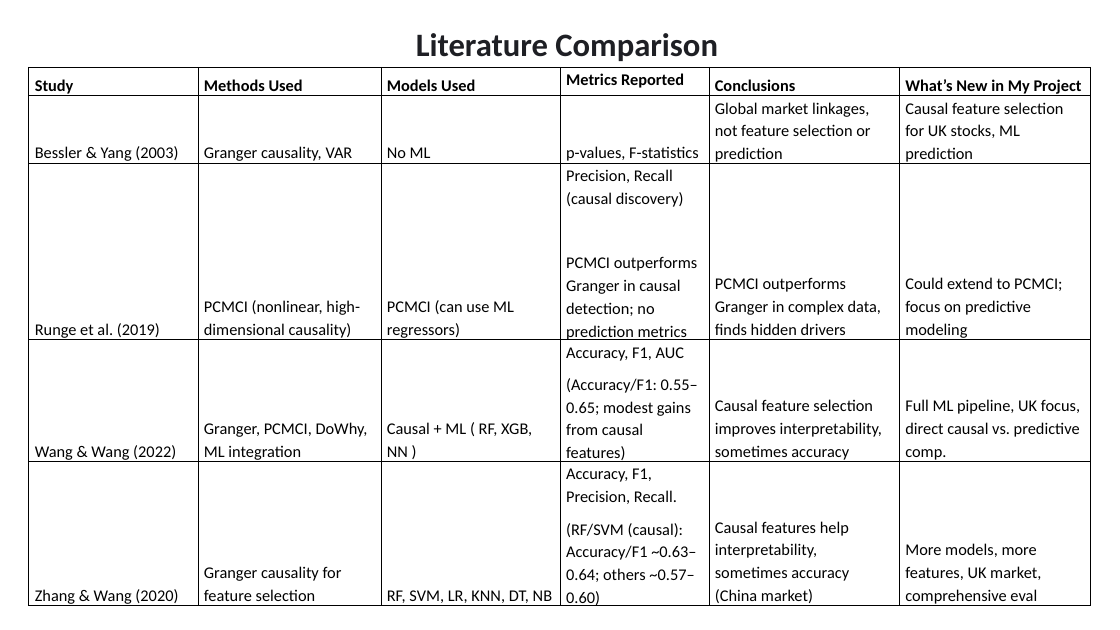
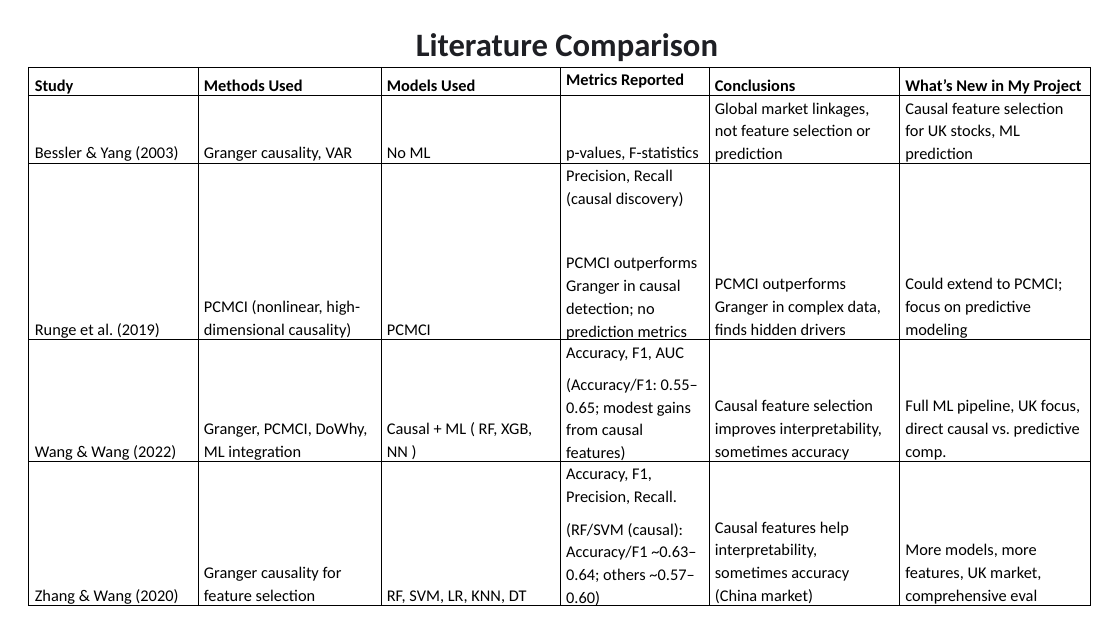
Before and after one commit to sjohny-uh/Causal_Inference_Project, a slide deck: slide 17 of Presentation/Causal_Inference_Presentation.pptx. Drawn at 1120x630 pixels with LibreOffice and Linux fonts; fonts in the diff are those of the drawing. Boxes give left, top, right and bottom in pixels: in the first picture for what was removed or moved away, otherwise in the second. Text is boxed around its words. In the diff, an @@ line names an element or a change of style, - is before the commit and + after.

Commit message:
Modified Presentation

```diff
--- a/Presentation/Causal_Inference_Presentation.pptx
+++ b/Presentation/Causal_Inference_Presentation.pptx
@@ table at (29,67,1091,610) @@
-row 3, column 3: PCMCI (can use ML regressors)
+row 3, column 3: PCMCI
-row 5, column 3: RF, SVM, LR, KNN, DT, NB
+row 5, column 3: RF, SVM, LR, KNN, DT
```
Also in this commit, not shown: 2 other slides changed.
